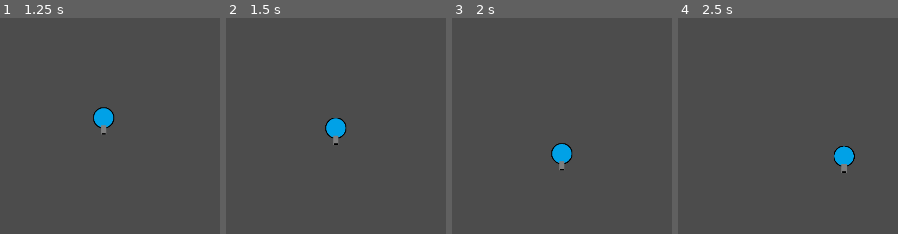
Above: before the commit, frames 1-4 (left to right).
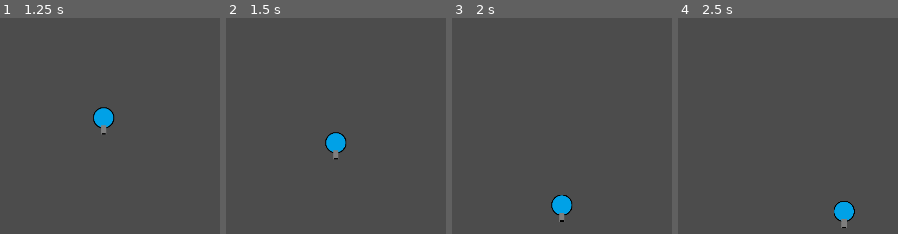
Above: after the commit, the same moments.

Repository: Jey-but-on-github/TP-2-jeux-2D
Game: Godot game, scene res://Scene/Main.tscn
Two runs of this game, one before a commit and one after it. Both use one fixed random seed, a clock stepped at 60 frames per second and the inputs below.
Inputs:
- Up to frame 1 (1.25 s): tap Enter at 0.5 s; hold D (right) from 0.53 s (still down); hold F (fire) from 0.53 s (still down)
- Up to frame 2 (1.5 s): release D (right) at 1.28 s; release F (fire) at 1.28 s; hold S (down) from 1.28 s (still down); tap F (fire) at 1.35 s
- Up to frame 3 (2 s): keep holding S (down)
- Up to frame 4 (2.5 s): release S (down) at 2.03 s; hold D (right) from 2.03 s (still down); hold F (fire) from 2.03 s (still down)

Frame 1 is identical in both runs. In frame 2, 1.4% of the frame differs, in the area x 45-55%, y 46-66%; in frame 3, 1.6%; in frame 4, 1.7%, in the area x 70-81%, y 59-98%.

Commit message:
updoot

Diff:
--- a/Scene/Player/Gun.tscn
+++ b/Scene/Player/Gun.tscn
@@ -16,7 +16,7 @@
 position = Vector2( 0, 16 )
 
 [node name="CollisionShape2D" type="CollisionShape2D" parent="."]
-position = Vector2( 0.42688, 4.69559 )
+position = Vector2( -80.6789, 1.70748 )
 shape = SubResource( 1 )
 
 [node name="GunCooldown" type="Timer" parent="."]
